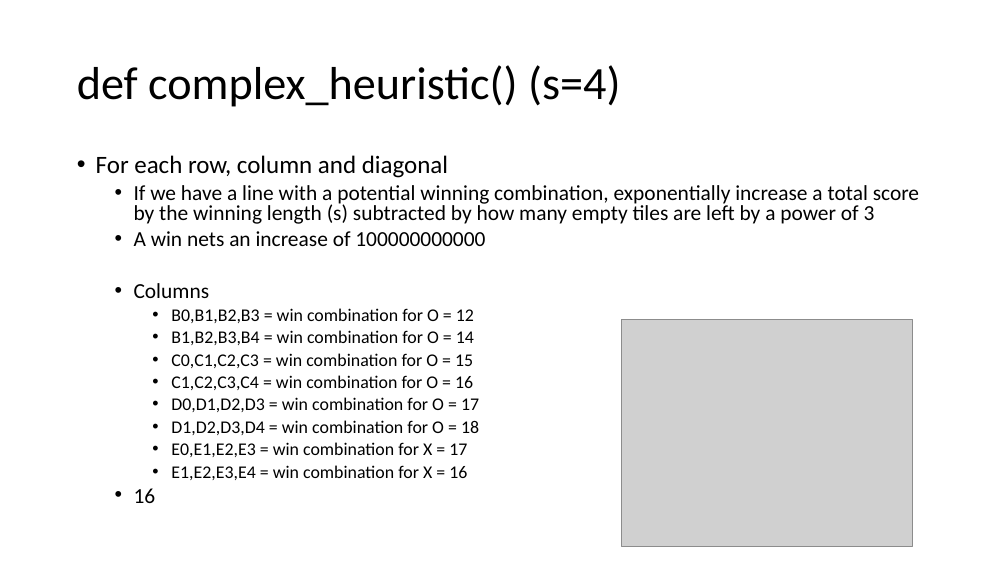
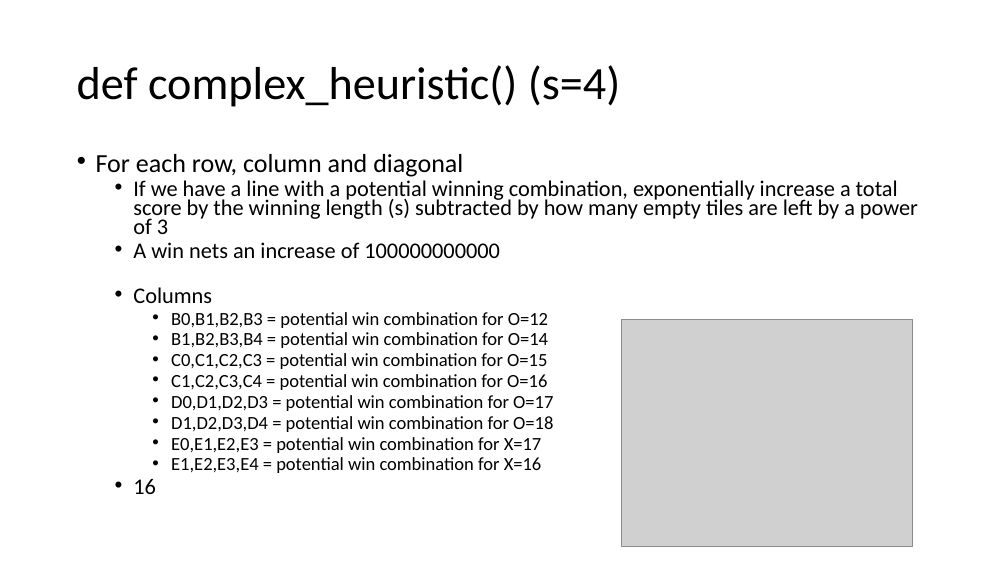
Before and after one commit to jaredcohen1998/comp472-miniproject2, a slide deck: slide 23 of powerpoint.pptx (slide 22 before the commit). Drawn at 1008x567 pixels with LibreOffice and Linux fonts; fonts in the diff are those of the drawing; grey boxes stand for pictures. Boxes give left, top, right and bottom in pixels: in the first picture for what was removed or moved away, otherwise in the second. Text is boxed around its words. In the diff, an @@ line names an element or a change of style, - is before the commit and + after.

```diff
--- a/powerpoint.pptx
+++ b/powerpoint.pptx
@@ text at bbox=[96, 154, 918, 494]: size 23.8 to 24.8 pt in "For each row, column and diagonal"; size 20.4 to 21.2 pt in "If we have a line with a ...", "A win nets an increase of 100000000000", "Columns", "16"; line spacing 0.8 to 0.7 @@
@@ text at bbox=[171, 312, 553, 473]: text changed; size 17 to 17.7 pt @@
-    • B0,B1,B2,B3 = win combination for O = 12
-    • B1,B2,B3,B4 = win combination for O = 14
-    • C0,C1,C2,C3 = win combination for O = 15
-    • C1,C2,C3,C4 = win combination for O = 16
-    • D0,D1,D2,D3 = win combination for O = 17
-    • D1,D2,D3,D4 = win combination for O = 18
-    • E0,E1,E2,E3 = win combination for X = 17
-    • E1,E2,E3,E4 = win combination for X = 16
+    • B0,B1,B2,B3 = potential win combination for O=12
+    • B1,B2,B3,B4 = potential win combination for O=14
+    • C0,C1,C2,C3 = potential win combination for O=15
+    • C1,C2,C3,C4 = potential win combination for O=16
+    • D0,D1,D2,D3 = potential win combination for O=17
+    • D1,D2,D3,D4 = potential win combination for O=18
+    • E0,E1,E2,E3 = potential win combination for X=17
+    • E1,E2,E3,E4 = potential win combination for X=16
```
Also in this commit, not shown: 20 other slides changed, 3 slides added.
